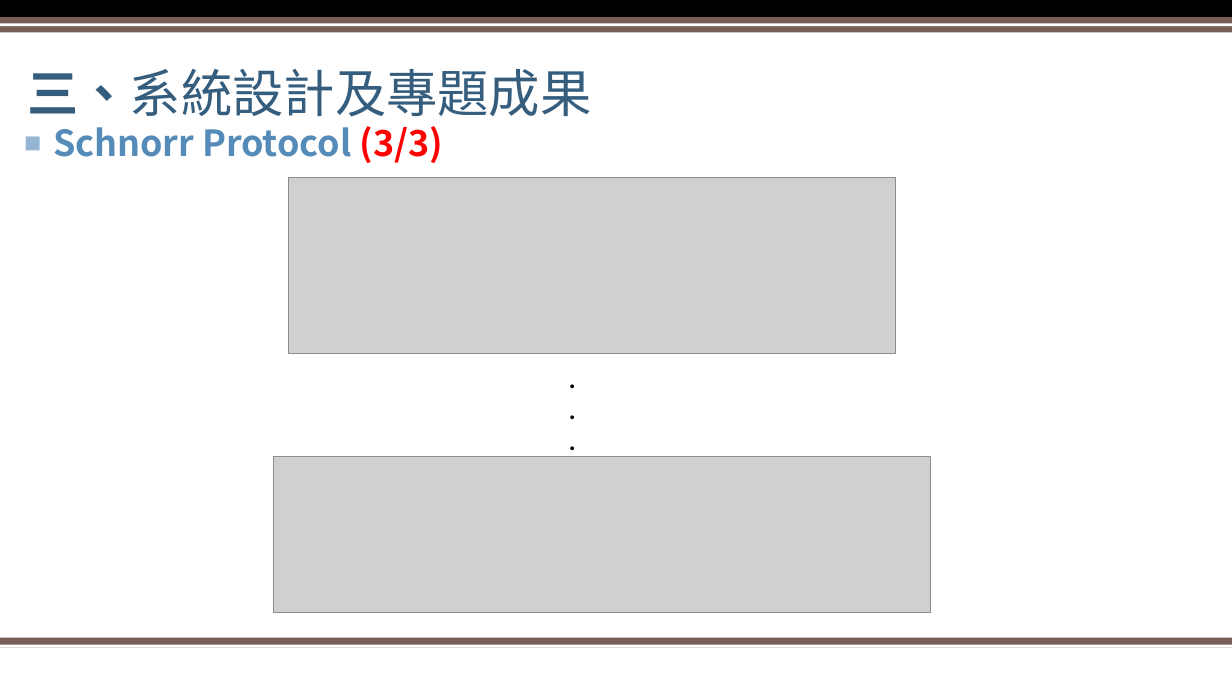
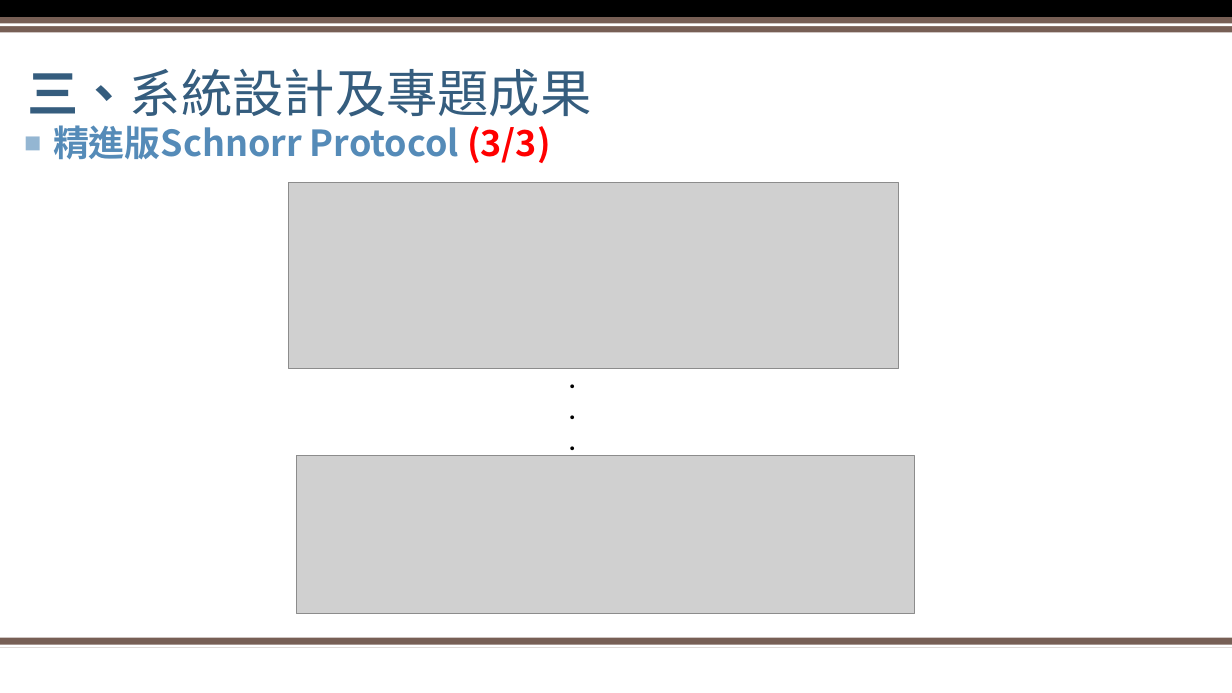
Before and after one commit to XXXaBg3619/ZKP, a slide deck: slide 14 of 密碼學期末專題簡報.pptx. Drawn at 1232x693 pixels with LibreOffice and Linux fonts; fonts in the diff are those of the drawing; grey boxes stand for pictures; background and template pictures are left out. Boxes give left, top, right and bottom in pixels: in the first picture for what was removed or moved away, otherwise in the second. Text is boxed around its words. In the diff, an @@ line names an element or a change of style, - is before the commit and + after.

Commit message:
Modify 精進版Schnorr Protocol

```diff
--- a/密碼學期末專題簡報.pptx
+++ b/密碼學期末專題簡報.pptx
@@ text at (53,125,550,163): text changed @@
-■ Schnorr Protocol (3/3)
+■ 精進版Schnorr Protocol (3/3)
@@ picture: place and size @@
-picture at (288,177,896,354)
+picture at (288,183,898,369)
@@ picture: place and size @@
-picture at (274,457,930,613)
+picture at (297,456,915,614)
```
Also in this commit, not shown: 7 other slides changed, 3 other files.
